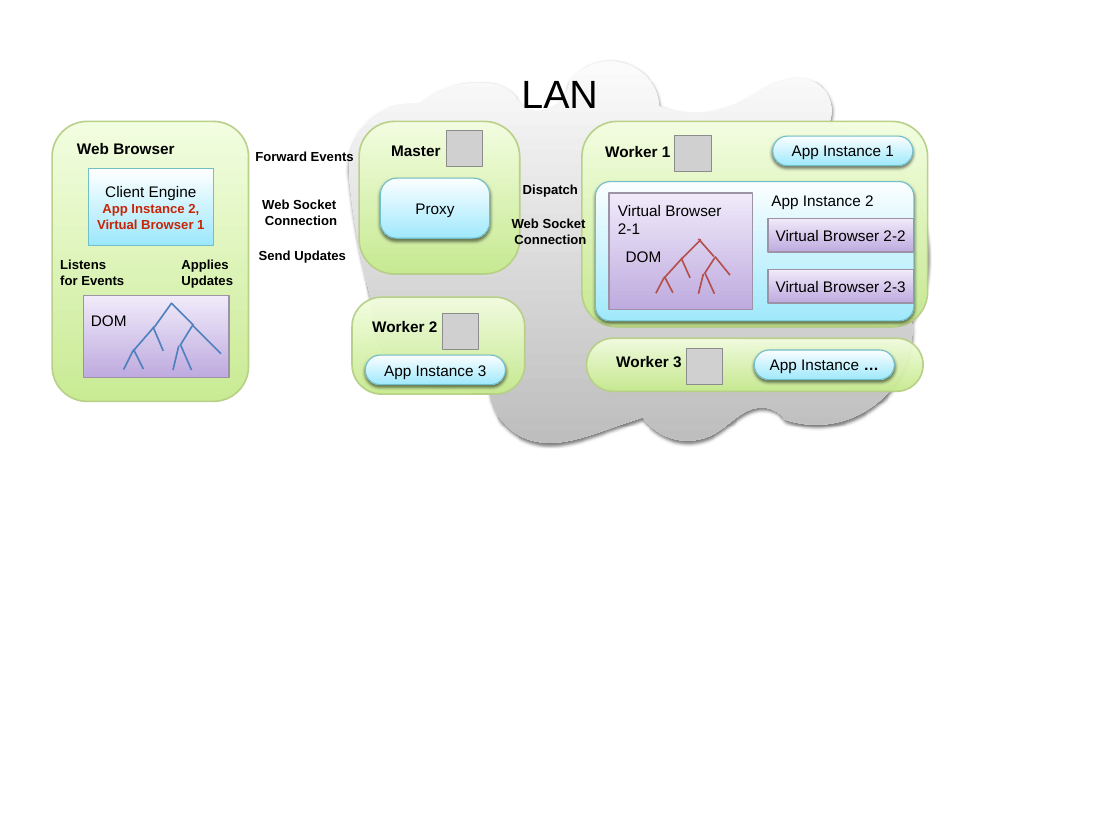
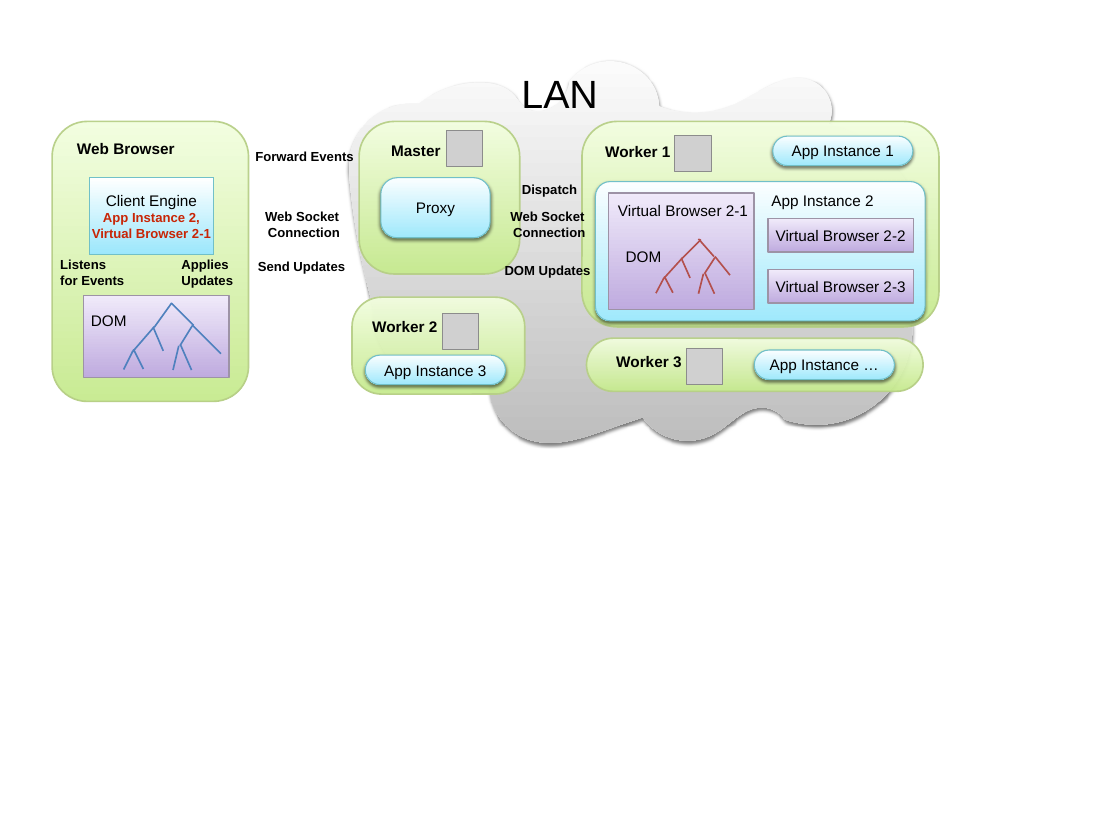
Before and after one commit to bladepan/thesis, a slide deck: slide 2 of figures.pptx. Drawn at 1120x840 pixels with LibreOffice and Linux fonts; fonts in the diff are those of the drawing; grey boxes stand for pictures. Boxes give left, top, right and bottom in pixels: in the first picture for what was removed or moved away, otherwise in the second. Text is boxed around its words. In the diff, an @@ line names an element or a change of style, - is before the commit and + after.

```diff
--- a/figures.pptx
+++ b/figures.pptx
@@ freeform shape at [349, 61, 929, 443]: outline redrawn @@
@@ rounded rectangle: place and size @@
-rounded rectangle at [582, 121, 928, 327]
+rounded rectangle at [582, 121, 939, 327]
@@ rectangle added at [89, 178, 213, 255], fill gradient #FFFFFF to #9BE7FC, outline #71C0C8 1 pt @@
@@ rounded rectangle added at [381, 178, 491, 238], fill gradient #FBFEFF to #A0E9FC, outline #71C0C8 1 pt @@
@@ text "Client Engine": place and size @@
-text "Client Engine" at [89, 169, 213, 246]
+text "Client Engine" at [92, 195, 211, 238]
@@ text "Client Engine" at [92, 195, 211, 238]: fill gradient #FFFFFF to #9BE7FC to none; outline #71C0C8 1 pt to none @@
@@ text "Web Socket": place and size @@
-text "Web Socket" at [262, 199, 337, 225]
+text "Web Socket" at [265, 211, 340, 237]
@@ text "Proxy": place and size @@
-text "Proxy" at [380, 178, 490, 238]
+text "Proxy" at [416, 202, 455, 216]
@@ text "Proxy" at [416, 202, 455, 216]: fill gradient #FBFEFF to #A0E9FC to none; outline #71C0C8 1 pt to none; shadow off @@
@@ text "Web Socket": place and size @@
-text "Web Socket" at [512, 218, 586, 248]
+text "Web Socket" at [510, 211, 585, 240]
@@ rounded rectangle: place and size @@
-rounded rectangle at [595, 182, 914, 321]
+rounded rectangle at [595, 182, 925, 321]
@@ text "Virtual Browser 2-1" rewrapped from [618, 205, 721, 234] to [618, 205, 748, 216] @@
@@ text at [92, 213, 211, 238]: text changed @@
-App Instance 2, Virtual Browser 1
+App Instance 2, Virtual Browser 2-1
@@ text "Virtual Browser 2-2": place and size @@
-text "Virtual Browser 2-2" at [768, 219, 914, 252]
+text "Virtual Browser 2-2" at [776, 230, 905, 241]
@@ text "Virtual Browser 2-2" at [776, 230, 905, 241]: fill gradient #F0EAFA to #BFABDF to none; outline #9D93A6 1.5 pt to none @@
@@ rectangle added at [768, 219, 914, 252], fill gradient #F0EAFA to #BFABDF, outline #9D93A6 1.5 pt @@
@@ text "Send Updates": place and size @@
-text "Send Updates" at [259, 250, 346, 263]
+text "Send Updates" at [258, 261, 345, 274]
@@ text added at [505, 264, 591, 278], 12 pt, text #000000, bold @@
+DOM Updates
@@ rectangle added at [768, 269, 914, 302], fill gradient #F0EAFA to #BFABDF, outline #9D93A6 1.5 pt @@
@@ text "Virtual Browser 2-3" at [776, 281, 905, 292]: fill gradient #F0EAFA to #BFABDF to none; outline #9D93A6 1.5 pt to none @@
@@ text "Virtual Browser 2-3": place and size @@
-text "Virtual Browser 2-3" at [768, 269, 914, 302]
+text "Virtual Browser 2-3" at [776, 281, 905, 292]
@@ text "App Instance …": place and size @@
-text "App Instance …" at [755, 350, 895, 380]
+text "App Instance …" at [770, 358, 859, 374]
@@ text "App Instance …" at [770, 358, 859, 374]: bold off in "…"; fill gradient #FBFEFF to #A0E9FC to none; outline #71C0C8 1 pt to none; shadow off @@
```
Also in this commit, not shown: 3 other slides changed, 2 slides added, 11 other files.
